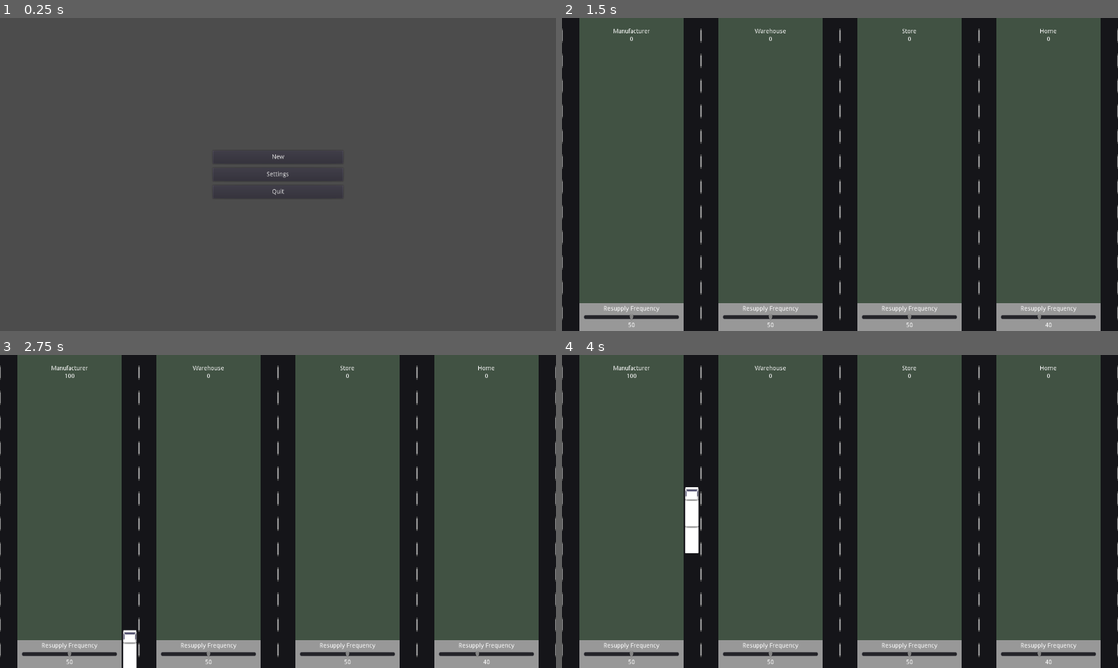
Above: before the commit, frames 1-4 (two rows, left to right).
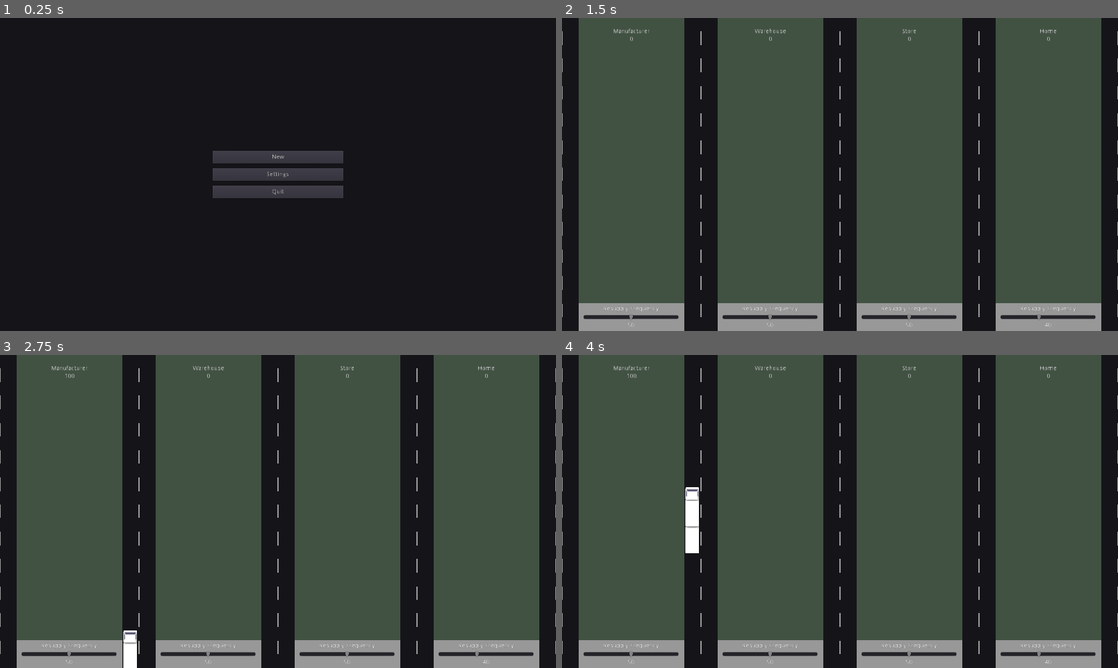
Above: after the commit, the same moments.

Repository: kevinlights/supply-chain
Game: Godot game, scene res://gui/menu.tscn
The game is run twice, just before and just after one commit, with the same random seed, the same clock (stepped at 60 frames per second) and the same inputs.
Inputs:
- Up to frame 1 (0.25 s): no input
- Up to frame 2 (1.5 s): click "New" at 0.5 s; tap Enter at 1.25 s
- Up to frame 3 (2.75 s): tap Space at 2 s
- Up to frame 4 (4 s): no input

The runs differ from the first frame. In frame 1, 97% of the frame differs, in the area x 0-100%, y 0-100%; in frame 2, 2.0%; in frame 3, 2.1%; in frame 4, 2.1%.

Commit message:
Misc viewport stuff. Lane line adjustments. * Added CentreContainer as root of Game node * Increased width of supply point content area * Reduced prominence of lane line imbalance * Reduced width of lane lines * Updated lane ColorRects to clip content and prevent TransitVehicles being visible outside the lane bounds * Updated clear colour to match road colour to hide * Fixed project stretch mode settings not resizing content to match window size correctly * Fixed grey gap between lane lines * Fixed supply point expanding to fill visible area

Diff:
--- a/game_entities/supply_point/SupplyPoint.tscn
+++ b/game_entities/supply_point/SupplyPoint.tscn
@@ -11,7 +11,7 @@
 margin_bottom = 6.10352e-05
 rect_min_size = Vector2( 0, 720 )
 size_flags_horizontal = 0
-size_flags_vertical = 3
+size_flags_vertical = 0
 custom_constants/separation = 0
 script = ExtResource( 1 )
 __meta__ = {
@@ -19,14 +19,15 @@
 }
 
 [node name="LeftLines" type="VBoxContainer" parent="."]
-margin_right = 3.0
-margin_bottom = 720.0
-rect_min_size = Vector2( 2, 0 )
-size_flags_horizontal = 3
+margin_right = 1.0
+margin_bottom = 720.0
+rect_min_size = Vector2( 1, 0 )
+size_flags_horizontal = 3
+custom_constants/separation = 0
 
 [node name="Dark" type="ColorRect" parent="LeftLines"]
-margin_right = 3.0
-margin_bottom = 24.0
+margin_right = 1.0
+margin_bottom = 31.0
 size_flags_horizontal = 3
 size_flags_vertical = 3
 color = Color( 0.0862745, 0.0862745, 0.101961, 1 )
@@ -35,17 +36,17 @@
 }
 
 [node name="Light" type="ColorRect" parent="LeftLines"]
-margin_top = 28.0
-margin_right = 3.0
-margin_bottom = 52.0
+margin_top = 31.0
+margin_right = 1.0
+margin_bottom = 62.0
 size_flags_horizontal = 3
 size_flags_vertical = 3
 color = Color( 0.6, 0.6, 0.6, 1 )
 
 [node name="Dark2" type="ColorRect" parent="LeftLines"]
-margin_top = 56.0
-margin_right = 3.0
-margin_bottom = 80.0
+margin_top = 62.0
+margin_right = 1.0
+margin_bottom = 93.0
 size_flags_horizontal = 3
 size_flags_vertical = 3
 color = Color( 0.0862745, 0.0862745, 0.101961, 1 )
@@ -54,17 +55,17 @@
 }
 
 [node name="Light2" type="ColorRect" parent="LeftLines"]
-margin_top = 84.0
-margin_right = 3.0
-margin_bottom = 108.0
+margin_top = 93.0
+margin_right = 1.0
+margin_bottom = 124.0
 size_flags_horizontal = 3
 size_flags_vertical = 3
 color = Color( 0.6, 0.6, 0.6, 1 )
 
 [node name="Dark3" type="ColorRect" parent="LeftLines"]
-margin_top = 112.0
-margin_right = 3.0
-margin_bottom = 136.0
+margin_top = 124.0
+margin_right = 1.0
+margin_bottom = 155.0
 size_flags_horizontal = 3
 size_flags_vertical = 3
 color = Color( 0.0862745, 0.0862745, 0.101961, 1 )
@@ -73,17 +74,17 @@
 }
 
 [node name="Light3" type="ColorRect" parent="LeftLines"]
-margin_top = 140.0
-margin_right = 3.0
-margin_bottom = 164.0
+margin_top = 155.0
+margin_right = 1.0
+margin_bottom = 186.0
 size_flags_horizontal = 3
 size_flags_vertical = 3
 color = Color( 0.6, 0.6, 0.6, 1 )
 
 [node name="Dark4" type="ColorRect" parent="LeftLines"]
-margin_top = 168.0
-margin_right = 3.0
-margin_bottom = 192.0
+margin_top = 186.0
+margin_right = 1.0
+margin_bottom = 217.0
 size_flags_horizontal = 3
 size_flags_vertical = 3
 color = Color( 0.0862745, 0.0862745, 0.101961, 1 )
@@ -92,17 +93,17 @@
 }
 
 [node name="Light4" type="ColorRect" parent="LeftLines"]
-margin_top = 196.0
-margin_right = 3.0
-margin_bottom = 220.0
+margin_top = 217.0
+margin_right = 1.0
+margin_bottom = 248.0
 size_flags_horizontal = 3
 size_flags_vertical = 3
 color = Color( 0.6, 0.6, 0.6, 1 )
 
 [node name="Dark5" type="ColorRect" parent="LeftLines"]
-margin_top = 224.0
-margin_right = 3.0
-margin_bottom = 248.0
+margin_top = 248.0
+margin_right = 1.0
+margin_bottom = 279.0
 size_flags_horizontal = 3
 size_flags_vertical = 3
 color = Color( 0.0862745, 0.0862745, 0.101961, 1 )
@@ -111,17 +112,17 @@
 }
 
 [node name="Light5" type="ColorRect" parent="LeftLines"]
-margin_top = 252.0
-margin_right = 3.0
-margin_bottom = 276.0
+margin_top = 279.0
+margin_right = 1.0
+margin_bottom = 310.0
 size_flags_horizontal = 3
 size_flags_vertical = 3
 color = Color( 0.6, 0.6, 0.6, 1 )
 
 [node name="Dark6" type="ColorRect" parent="LeftLines"]
-margin_top = 280.0
-margin_right = 3.0
-margin_bottom = 304.0
+margin_top = 310.0
+margin_right = 1.0
+margin_bottom = 341.0
 size_flags_horizontal = 3
 size_flags_vertical = 3
 color = Color( 0.0862745, 0.0862745, 0.101961, 1 )
@@ -130,17 +131,17 @@
 }
 
 [node name="Light6" type="ColorRect" parent="LeftLines"]
-margin_top = 308.0
-margin_right = 3.0
-margin_bottom = 332.0
+margin_top = 341.0
+margin_right = 1.0
+margin_bottom = 372.0
 size_flags_horizontal = 3
 size_flags_vertical = 3
 color = Color( 0.6, 0.6, 0.6, 1 )
 
 [node name="Dark7" type="ColorRect" parent="LeftLines"]
-margin_top = 336.0
-margin_right = 3.0
-margin_bottom = 360.0
+margin_top = 372.0
+margin_right = 1.0
+margin_bottom = 403.0
 size_flags_horizontal = 3
 size_flags_vertical = 3
 color = Color( 0.0862745, 0.0862745, 0.101961, 1 )
@@ -149,17 +150,17 @@
 }
 
 [node name="Light7" type="ColorRect" parent="LeftLines"]
-margin_top = 364.0
-margin_right = 3.0
-margin_bottom = 388.0
+margin_top = 403.0
+margin_right = 1.0
+margin_bottom = 434.0
 size_flags_horizontal = 3
 size_flags_vertical = 3
 color = Color( 0.6, 0.6, 0.6, 1 )
 
 [node name="Dark8" type="ColorRect" parent="LeftLines"]
-margin_top = 392.0
-margin_right = 3.0
-margin_bottom = 416.0
+margin_top = 434.0
+margin_right = 1.0
+margin_bottom = 465.0
 size_flags_horizontal = 3
 size_flags_vertical = 3
 color = Color( 0.0862745, 0.0862745, 0.101961, 1 )
@@ -168,17 +169,17 @@
 }
 
 [node name="Light8" type="ColorRect" parent="LeftLines"]
-margin_top = 420.0
-margin_right = 3.0
-margin_bottom = 444.0
+margin_top = 465.0
+margin_right = 1.0
+margin_bottom = 496.0
 size_flags_horizontal = 3
 size_flags_vertical = 3
 color = Color( 0.6, 0.6, 0.6, 1 )
 
 [node name="Dark9" type="ColorRect" parent="LeftLines"]
-margin_top = 448.0
-margin_right = 3.0
-margin_bottom = 472.0
+margin_top = 496.0
+margin_right = 1.0
+margin_bottom = 527.0
 size_flags_horizontal = 3
 size_flags_vertical = 3
 color = Color( 0.0862745, 0.0862745, 0.101961, 1 )
@@ -187,17 +188,17 @@
 }
 
 [node name="Light9" type="ColorRect" parent="LeftLines"]
-margin_top = 476.0
-margin_right = 3.0
-margin_bottom = 500.0
+margin_top = 527.0
+margin_right = 1.0
+margin_bottom = 558.0
 size_flags_horizontal = 3
 size_flags_vertical = 3
 color = Color( 0.6, 0.6, 0.6, 1 )
 
 [node name="Dark10" type="ColorRect" parent="LeftLines"]
-margin_top = 504.0
-margin_right = 3.0
-margin_bottom = 528.0
+margin_top = 558.0
+margin_right = 1.0
+margin_bottom = 589.0
 size_flags_horizontal = 3
 size_flags_vertical = 3
 color = Color( 0.0862745, 0.0862745, 0.101961, 1 )
@@ -206,17 +207,17 @@
 }
 
 [node name="Light10" type="ColorRect" parent="LeftLines"]
-margin_top = 532.0
-margin_right = 3.0
-margin_bottom = 556.0
+margin_top = 589.0
+margin_right = 1.0
+margin_bottom = 620.0
 size_flags_horizontal = 3
 size_flags_vertical = 3
 color = Color( 0.6, 0.6, 0.6, 1 )
 
 [node name="Dark11" type="ColorRect" parent="LeftLines"]
-margin_top = 560.0
-margin_right = 3.0
-margin_bottom = 584.0
+margin_top = 620.0
+margin_right = 1.0
+margin_bottom = 651.0
 size_flags_horizontal = 3
 size_flags_vertical = 3
 color = Color( 0.0862745, 0.0862745, 0.101961, 1 )
@@ -225,35 +226,16 @@
 }
 
 [node name="Light11" type="ColorRect" parent="LeftLines"]
-margin_top = 588.0
-margin_right = 3.0
-margin_bottom = 612.0
+margin_top = 651.0
+margin_right = 1.0
+margin_bottom = 682.0
 size_flags_horizontal = 3
 size_flags_vertical = 3
 color = Color( 0.6, 0.6, 0.6, 1 )
 
 [node name="Dark12" type="ColorRect" parent="LeftLines"]
-margin_top = 616.0
-margin_right = 3.0
-margin_bottom = 640.0
-size_flags_horizontal = 3
-size_flags_vertical = 3
-color = Color( 0.0862745, 0.0862745, 0.101961, 1 )
-__meta__ = {
-"_edit_use_anchors_": false
-}
-
-[node name="Light12" type="ColorRect" parent="LeftLines"]
-margin_top = 644.0
-margin_right = 3.0
-margin_bottom = 668.0
-size_flags_horizontal = 3
-size_flags_vertical = 3
-color = Color( 0.6, 0.6, 0.6, 1 )
-
-[node name="Dark13" type="ColorRect" parent="LeftLines"]
-margin_top = 672.0
-margin_right = 3.0
+margin_top = 682.0
+margin_right = 1.0
 margin_bottom = 720.0
 size_flags_horizontal = 3
 size_flags_vertical = 3
@@ -263,10 +245,11 @@
 }
 
 [node name="RightLane" type="ColorRect" parent="."]
-margin_left = 3.0
-margin_right = 41.0
+margin_left = 1.0
+margin_right = 39.0
 margin_bottom = 720.0
 rect_min_size = Vector2( 38, 720 )
+rect_clip_content = true
 color = Color( 0.0862745, 0.0862745, 0.101961, 1 )
 
 [node name="Origin" type="Node2D" parent="RightLane"]
@@ -276,16 +259,16 @@
 position = Vector2( 19, 720 )
 
 [node name="SupplyPointVisual" type="ColorRect" parent="."]
-margin_left = 41.0
+margin_left = 39.0
 margin_right = 281.0
 margin_bottom = 720.0
-rect_min_size = Vector2( 240, 0 )
+rect_min_size = Vector2( 242, 0 )
 color = Color( 0.258824, 0.32549, 0.266667, 1 )
 
 [node name="VBoxContainer" type="VBoxContainer" parent="SupplyPointVisual"]
 margin_right = 240.0
 margin_bottom = 720.0
-rect_min_size = Vector2( 240, 720 )
+rect_min_size = Vector2( 242, 720 )
 size_flags_horizontal = 3
 size_flags_vertical = 3
 __meta__ = {
@@ -293,13 +276,13 @@
 }
 
 [node name="MarginContainer" type="MarginContainer" parent="SupplyPointVisual/VBoxContainer"]
-margin_right = 240.0
+margin_right = 242.0
 margin_bottom = 20.0
 rect_min_size = Vector2( 0, 20 )
 
 [node name="Title" type="Label" parent="SupplyPointVisual/VBoxContainer"]
 margin_top = 24.0
-margin_right = 240.0
+margin_right = 242.0
 margin_bottom = 38.0
 size_flags_horizontal = 3
 text = "Supply Point"
@@ -307,7 +290,7 @@
 
 [node name="Stock" type="Label" parent="SupplyPointVisual/VBoxContainer"]
 margin_top = 42.0
-margin_right = 240.0
+margin_right = 242.0
 margin_bottom = 56.0
 size_flags_horizontal = 3
 text = "Stock: "
@@ -315,16 +298,17 @@
 
 [node name="MarginContainer2" type="MarginContainer" parent="SupplyPointVisual/VBoxContainer"]
 margin_top = 60.0
-margin_right = 240.0
+margin_right = 242.0
 margin_bottom = 652.0
 rect_min_size = Vector2( 0, 20 )
 size_flags_vertical = 3
 
 [node name="Panel" type="Panel" parent="SupplyPointVisual/VBoxContainer"]
 margin_top = 656.0
-margin_right = 240.0
+margin_right = 242.0
 margin_bottom = 720.0
 rect_min_size = Vector2( 0, 64 )
+size_flags_horizontal = 3
 custom_styles/panel = SubResource( 1 )
 
 [node name="VBoxContainer" type="VBoxContainer" parent="SupplyPointVisual/VBoxContainer/Panel"]
@@ -361,6 +345,7 @@
 margin_right = 319.0
 margin_bottom = 720.0
 rect_min_size = Vector2( 38, 720 )
+rect_clip_content = true
 color = Color( 0.0862745, 0.0862745, 0.101961, 1 )
 
 [node name="Destination" type="Node2D" parent="LeftLane"]
@@ -371,14 +356,15 @@
 
 [node name="RightLines" type="VBoxContainer" parent="."]
 margin_left = 319.0
-margin_right = 322.0
-margin_bottom = 720.0
-rect_min_size = Vector2( 2, 0 )
-size_flags_horizontal = 3
+margin_right = 320.0
+margin_bottom = 720.0
+rect_min_size = Vector2( 1, 0 )
+size_flags_horizontal = 3
+custom_constants/separation = 0
 
 [node name="Dark" type="ColorRect" parent="RightLines"]
-margin_right = 3.0
-margin_bottom = 24.0
+margin_right = 1.0
+margin_bottom = 31.0
 size_flags_horizontal = 3
 size_flags_vertical = 3
 color = Color( 0.0862745, 0.0862745, 0.101961, 1 )
@@ -387,17 +373,17 @@
 }
 
 [node name="Light" type="ColorRect" parent="RightLines"]
-margin_top = 28.0
-margin_right = 3.0
-margin_bottom = 52.0
+margin_top = 31.0
+margin_right = 1.0
+margin_bottom = 62.0
 size_flags_horizontal = 3
 size_flags_vertical = 3
 color = Color( 0.6, 0.6, 0.6, 1 )
 
 [node name="Dark2" type="ColorRect" parent="RightLines"]
-margin_top = 56.0
-margin_right = 3.0
-margin_bottom = 80.0
+margin_top = 62.0
+margin_right = 1.0
+margin_bottom = 93.0
 size_flags_horizontal = 3
 size_flags_vertical = 3
 color = Color( 0.0862745, 0.0862745, 0.101961, 1 )
@@ -406,17 +392,17 @@
 }
 
 [node name="Light2" type="ColorRect" parent="RightLines"]
-margin_top = 84.0
-margin_right = 3.0
-margin_bottom = 108.0
+margin_top = 93.0
+margin_right = 1.0
+margin_bottom = 124.0
 size_flags_horizontal = 3
 size_flags_vertical = 3
 color = Color( 0.6, 0.6, 0.6, 1 )
 
 [node name="Dark3" type="ColorRect" parent="RightLines"]
-margin_top = 112.0
-margin_right = 3.0
-margin_bottom = 136.0
+margin_top = 124.0
+margin_right = 1.0
+margin_bottom = 155.0
 size_flags_horizontal = 3
 size_flags_vertical = 3
 color = Color( 0.0862745, 0.0862745, 0.101961, 1 )
@@ -425,17 +411,17 @@
 }
 
 [node name="Light3" type="ColorRect" parent="RightLines"]
-margin_top = 140.0
-margin_right = 3.0
-margin_bottom = 164.0
+margin_top = 155.0
+margin_right = 1.0
+margin_bottom = 186.0
 size_flags_horizontal = 3
 size_flags_vertical = 3
 color = Color( 0.6, 0.6, 0.6, 1 )
 
 [node name="Dark4" type="ColorRect" parent="RightLines"]
-margin_top = 168.0
-margin_right = 3.0
-margin_bottom = 192.0
+margin_top = 186.0
+margin_right = 1.0
+margin_bottom = 217.0
 size_flags_horizontal = 3
 size_flags_vertical = 3
 color = Color( 0.0862745, 0.0862745, 0.101961, 1 )
@@ -444,17 +430,17 @@
 }
 
 [node name="Light4" type="ColorRect" parent="RightLines"]
-margin_top = 196.0
-margin_right = 3.0
-margin_bottom = 220.0
+margin_top = 217.0
+margin_right = 1.0
+margin_bottom = 248.0
 size_flags_horizontal = 3
 size_flags_vertical = 3
 color = Color( 0.6, 0.6, 0.6, 1 )
 
 [node name="Dark5" type="ColorRect" parent="RightLines"]
-margin_top = 224.0
-margin_right = 3.0
-margin_bottom = 248.0
+margin_top = 248.0
+margin_right = 1.0
+margin_bottom = 279.0
 size_flags_horizontal = 3
 size_flags_vertical = 3
 color = Color( 0.0862745, 0.0862745, 0.101961, 1 )
@@ -463,17 +449,17 @@
 }
 
 [node name="Light5" type="ColorRect" parent="RightLines"]
-margin_top = 252.0
-margin_right = 3.0
-margin_bottom = 276.0
+margin_top = 279.0
+margin_right = 1.0
+margin_bottom = 310.0
 size_flags_horizontal = 3
 size_flags_vertical = 3
 color = Color( 0.6, 0.6, 0.6, 1 )
 
 [node name="Dark6" type="ColorRect" parent="RightLines"]
-margin_top = 280.0
-margin_right = 3.0
-margin_bottom = 304.0
+margin_top = 310.0
+margin_right = 1.0
+margin_bottom = 341.0
 size_flags_horizontal = 3
 size_flags_vertical = 3
 color = Color( 0.0862745, 0.0862745, 0.101961, 1 )
@@ -482,17 +468,17 @@
 }
 
 [node name="Light6" type="ColorRect" parent="RightLines"]
-margin_top = 308.0
-margin_right = 3.0
-margin_bottom = 332.0
+margin_top = 341.0
+margin_right = 1.0
+margin_bottom = 372.0
 size_flags_horizontal = 3
 size_flags_vertical = 3
 color = Color( 0.6, 0.6, 0.6, 1 )
 
 [node name="Dark7" type="ColorRect" parent="RightLines"]
-margin_top = 336.0
-margin_right = 3.0
-margin_bottom = 360.0
+margin_top = 372.0
+margin_right = 1.0
+margin_bottom = 403.0
 size_flags_horizontal = 3
 size_flags_vertical = 3
 color = Color( 0.0862745, 0.0862745, 0.101961, 1 )
@@ -501,17 +487,17 @@
 }
 
 [node name="Light7" type="ColorRect" parent="RightLines"]
-margin_top = 364.0
-margin_right = 3.0
-margin_bottom = 388.0
+margin_top = 403.0
+margin_right = 1.0
+margin_bottom = 434.0
 size_flags_horizontal = 3
 size_flags_vertical = 3
 color = Color( 0.6, 0.6, 0.6, 1 )
 
 [node name="Dark8" type="ColorRect" parent="RightLines"]
-margin_top = 392.0
-margin_right = 3.0
-margin_bottom = 416.0
+margin_top = 434.0
+margin_right = 1.0
+margin_bottom = 465.0
 size_flags_horizontal = 3
 size_flags_vertical = 3
 color = Color( 0.0862745, 0.0862745, 0.101961, 1 )
@@ -520,17 +506,17 @@
 }
 
 [node name="Light8" type="ColorRect" parent="RightLines"]
-margin_top = 420.0
-margin_right = 3.0
-margin_bottom = 444.0
+margin_top = 465.0
+margin_right = 1.0
+margin_bottom = 496.0
 size_flags_horizontal = 3
 size_flags_vertical = 3
 color = Color( 0.6, 0.6, 0.6, 1 )
 
 [node name="Dark9" type="ColorRect" parent="RightLines"]
-margin_top = 448.0
-margin_right = 3.0
-margin_bottom = 472.0
+margin_top = 496.0
+margin_right = 1.0
+margin_bottom = 527.0
 size_flags_horizontal = 3
 size_flags_vertical = 3
 color = Color( 0.0862745, 0.0862745, 0.101961, 1 )
@@ -539,17 +525,17 @@
 }
 
 [node name="Light9" type="ColorRect" parent="RightLines"]
-margin_top = 476.0
-margin_right = 3.0
-margin_bottom = 500.0
+margin_top = 527.0
+margin_right = 1.0
+margin_bottom = 558.0
 size_flags_horizontal = 3
 size_flags_vertical = 3
 color = Color( 0.6, 0.6, 0.6, 1 )
 
 [node name="Dark10" type="ColorRect" parent="RightLines"]
-margin_top = 504.0
-margin_right = 3.0
-margin_bottom = 528.0
+margin_top = 558.0
+margin_right = 1.0
+margin_bottom = 589.0
 size_flags_horizontal = 3
 size_flags_vertical = 3
 color = Color( 0.0862745, 0.0862745, 0.101961, 1 )
@@ -558,17 +544,17 @@
 }
 
 [node name="Light10" type="ColorRect" parent="RightLines"]
-margin_top = 532.0
-margin_right = 3.0
-margin_bottom = 556.0
+margin_top = 589.0
+margin_right = 1.0
+margin_bottom = 620.0
 size_flags_horizontal = 3
 size_flags_vertical = 3
 color = Color( 0.6, 0.6, 0.6, 1 )
 
 [node name="Dark11" type="ColorRect" parent="RightLines"]
-margin_top = 560.0
-margin_right = 3.0
-margin_bottom = 584.0
+margin_top = 620.0
+margin_right = 1.0
+margin_bottom = 651.0
 size_flags_horizontal = 3
 size_flags_vertical = 3
 color = Color( 0.0862745, 0.0862745, 0.101961, 1 )
@@ -577,39 +563,20 @@
 }
 
 [node name="Light11" type="ColorRect" parent="RightLines"]
-margin_top = 588.0
-margin_right = 3.0
-margin_bottom = 612.0
+margin_top = 651.0
+margin_right = 1.0
+margin_bottom = 682.0
 size_flags_horizontal = 3
 size_flags_vertical = 3
 color = Color( 0.6, 0.6, 0.6, 1 )
 
 [node name="Dark12" type="ColorRect" parent="RightLines"]
-margin_top = 616.0
-margin_right = 3.0
-margin_bottom = 640.0
-size_flags_horizontal = 3
-size_flags_vertical = 3
-color = Color( 0.0862745, 0.0862745, 0.101961, 1 )
-__meta__ = {
-"_edit_use_anchors_": false
-}
-
-[node name="Light12" type="ColorRect" parent="RightLines"]
-margin_top = 644.0
-margin_right = 3.0
-margin_bottom = 668.0
-size_flags_horizontal = 3
-size_flags_vertical = 3
-color = Color( 0.6, 0.6, 0.6, 1 )
-
-[node name="Dark13" type="ColorRect" parent="RightLines"]
-margin_top = 672.0
-margin_right = 3.0
-margin_bottom = 720.0
-size_flags_horizontal = 3
-size_flags_vertical = 3
-color = Color( 0.0862745, 0.0862745, 0.101961, 1 )
-__meta__ = {
-"_edit_use_anchors_": false
-}
+margin_top = 682.0
+margin_right = 1.0
+margin_bottom = 720.0
+size_flags_horizontal = 3
+size_flags_vertical = 3
+color = Color( 0.0862745, 0.0862745, 0.101961, 1 )
+__meta__ = {
+"_edit_use_anchors_": false
+}
--- a/gui/Game.tscn
+++ b/gui/Game.tscn
@@ -3,9 +3,10 @@
 [ext_resource path="res://gui/Game.gd" type="Script" id=1]
 
 [node name="Game" type="HBoxContainer"]
-anchor_right = 1.0
-anchor_bottom = 1.0
+size_flags_horizontal = 3
+size_flags_vertical = 3
 custom_constants/separation = 0
+alignment = 1
 script = ExtResource( 1 )
 __meta__ = {
 "_edit_use_anchors_": false
--- a/project.godot
+++ b/project.godot
@@ -17,6 +17,7 @@
 
 config/name="Supply Chain"
 run/main_scene="res://gui/menu.tscn"
+boot_splash/bg_color=Color( 0.141176, 0.141176, 0.141176, 1 )
 config/icon="res://icon.png"
 
 [debug]
@@ -27,8 +28,10 @@
 
 window/size/width=1280
 window/size/height=720
+window/stretch/mode="2d"
 window/stretch/aspect="keep"
 
 [rendering]
 
+environment/default_clear_color=Color( 0.0862745, 0.0862745, 0.101961, 1 )
 environment/default_environment="res://default_env.tres"
